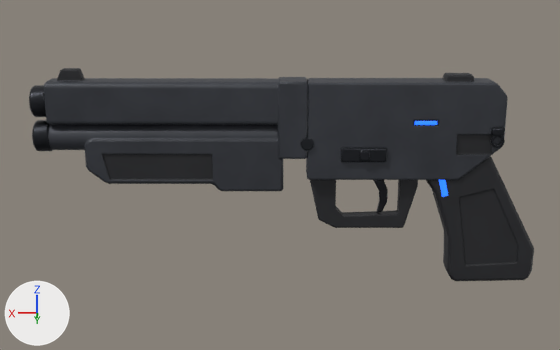
Two versions of the Blender file art-source/weapons/Shorty.blend, one commit apart.
Before and after are seen from a 50 mm camera at (0.624, 2.531, 0.771) aimed at (0.636, 0.001, 0.055). The lights are fixed; the arrows at lower left show +X, +Y and +Z. The first picture is the older version.

Objects in the first picture: 'Shorty_Barrels', 'Shorty_BreechLatch', 'Shorty_Frame' and 3 more.
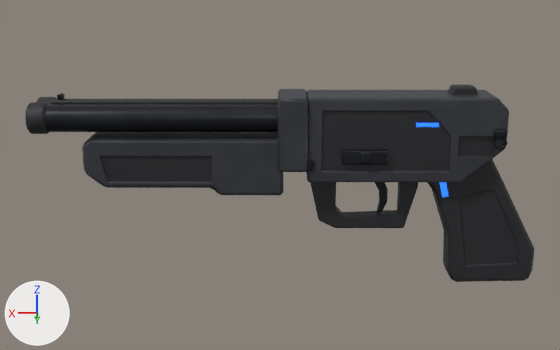
Pixel boxes [x1, y1, x2, y2] of what changed, in the pictures (560 x 350 px; the box of a moved part takes in the faces that stretch with it):
'Shorty_Frame', reshaped: before [301, 73, 534, 281]; after [305, 85, 534, 282]
'Shorty_Barrels', reshaped (14% shorter): before [29, 68, 308, 191]; after [25, 89, 308, 195]
part 1 of me_shorty_frame, moved or reshaped: before [310, 180, 418, 228]; after [310, 182, 418, 228]
part 2 of me_shorty_frame, rebuilt (10% shorter): before [306, 78, 508, 180]; after [306, 90, 509, 182]
part 3 of me_shorty_frame, added: after [305, 157, 315, 172]
part 4 of me_shorty_frame, added: after [448, 85, 478, 95]
part 5 of me_shorty_frame, deleted: before [301, 137, 314, 150]
part 6 of me_shorty_frame, moved or reshaped: before [426, 156, 534, 281]; after [427, 159, 534, 282]
part 7 of me_shorty_frame, deleted: before [442, 73, 474, 82]
part 8 of me_shorty_barrels, moved or reshaped: before [48, 125, 278, 150]; after [44, 104, 278, 132]
part 9 of me_shorty_barrels, rebuilt: before [278, 77, 308, 159]; after [278, 89, 308, 172]
part 10 of me_shorty_barrels, rebuilt (21% taller): before [84, 139, 283, 191]; after [82, 132, 283, 195]
part 11 of me_shorty_barrels, added: after [25, 102, 49, 134]
part 12 of me_shorty_barrels, added (mostly hidden): after [37, 97, 57, 104]
part 13 of me_shorty_barrels, added: after [57, 93, 65, 100]
part 14 of me_shorty_barrels, added: after [50, 99, 278, 104]
part 15 of me_shorty_barrels, deleted: before [57, 68, 84, 81]
part 16 of me_shorty_barrels, deleted: before [29, 78, 278, 151]

Patch to the scene script:
```diff
--- a/art-source/weapons/Shorty.blend.py
+++ b/art-source/weapons/Shorty.blend.py
@@ me_shorty_frame @@
 # used by ob_shorty_frame; location = (0.0, 0.0, 0.0)
-me_shorty_frame.from_pydata(...)  # 376 vertices, 696 faces; spans x -0.234..0.567, y -0.063..0.063, z -0.317..0.398
+me_shorty_frame.from_pydata(...)  # 387 vertices, 726 faces; spans x -0.234..0.569, y -0.093..0.093, z -0.317..0.359
+# me_shorty_frame part 1: the loose piece of 42 vertices spanning x 0.172..0.537, y -0.022..0.022, z -0.127..0.057 is scaled about its middle by (1, 1.2, 1)
+# me_shorty_frame part 2: the loose piece of 131 vertices spanning x -0.099..0.546, y -0.055..0.055, z 0.052..0.377 is rebuilt with 158 vertices and now spans x -0.099..0.546, y -0.085..0.085, z 0.052..0.333
+# me_shorty_frame part 3: a new loose piece of 44 vertices spanning x 0.523..0.569, y 0.083..0.093, z 0.091..0.138, in mat_metal (its picture is missing)
+# me_shorty_frame part 4: a new loose piece of 24 vertices spanning x -0.012..0.082, y -0.03..0.03, z 0.325..0.359, in mat_body_dark (its picture is missing)
+# me_shorty_frame part 5: the loose piece of 52 vertices spanning x 0.525..0.567, y 0.053..0.063, z 0.156..0.198 is deleted
+# me_shorty_frame part 6: 65 vertices removed from x -0.234..0.148, y -0.046..0.046, z -0.317..0.135; 65 vertices added at x -0.234..0.148, y -0.05..0.05, z -0.317..0.135
+# me_shorty_frame part 7: 24 vertices removed from x -0.002..0.108, y -0.026..0.026, z 0.346..0.398
+# other edits to the shape of me_shorty_frame do not show in these pictures
 me_shorty_frame.materials.append(mat_body_panel)
@@ me_shorty_barrels @@
 # used by ob_shorty_barrels; location = (0.0, 0.0, 0.0)
-me_shorty_barrels.from_pydata(...)  # 449 vertices, 842 faces; spans x 0.546..1.448, y -0.058..0.058, z 0.01..0.413
+me_shorty_barrels.from_pydata(...)  # 504 vertices, 916 faces; spans x 0.546..1.448, y -0.1..0.1, z 0.005..0.333
+# me_shorty_barrels part 8: the loose piece of 32 vertices spanning x 0.637..1.396, y -0.046..0.046, z 0.144..0.236 is scaled about its middle by (0.997, 0.957, 0.957), then moved by (-0.001, 0.05, 0.07), in mat_metal (its picture is missing)
+# me_shorty_barrels part 9: the loose piece of 89 vertices spanning x 0.546..0.642, y -0.058..0.058, z 0.125..0.38 is rebuilt with 88 vertices and now spans x 0.546..0.642, y -0.1..0.1, z 0.091..0.333
+# me_shorty_barrels part 10: the loose piece of 64 vertices spanning x 0.624..1.279, y -0.052..0.052, z 0.01..0.192 is rebuilt with 64 vertices and now spans x 0.624..1.279, y -0.082..0.082, z 0.005..0.198
+# me_shorty_barrels part 11: a new loose piece of 96 vertices spanning x 1.388..1.448, y 0.0..0.1, z 0.21..0.31, in mat_body_dark (its picture is missing)
+# me_shorty_barrels part 12: a new loose piece of 96 vertices spanning x 1.388..1.448, y -0.1..0.0, z 0.21..0.31, in mat_body_dark (its picture is missing)
+# me_shorty_barrels part 13: a new loose piece of 48 vertices spanning x 1.347..1.367, y -0.011..0.011, z 0.312..0.332, in mat_metal (its picture is missing)
+# me_shorty_barrels part 14: a new loose piece of 24 vertices spanning x 0.637..1.388, y -0.022..0.022, z 0.28..0.312, in mat_body_dark (its picture is missing)
+# me_shorty_barrels part 15: the loose piece of 24 vertices spanning x 1.277..1.364, y -0.018..0.018, z 0.372..0.413 is deleted
+# me_shorty_barrels part 16: 240 vertices removed from x 0.637..1.448, y -0.055..0.055, z 0.139..0.377
+# other edits to the shape of me_shorty_barrels do not show in these pictures
 me_shorty_barrels.materials.append(mat_body_panel)
```
